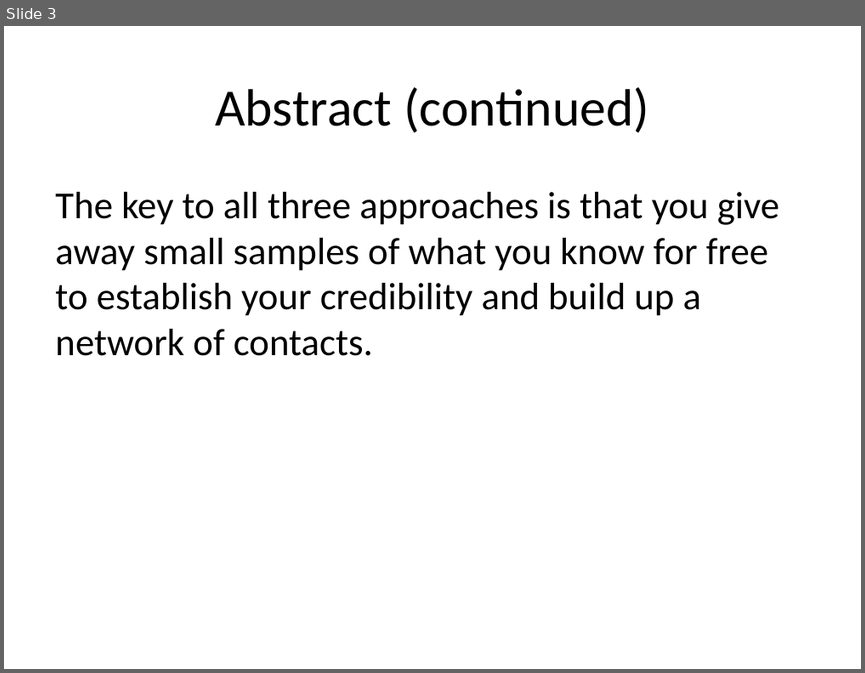
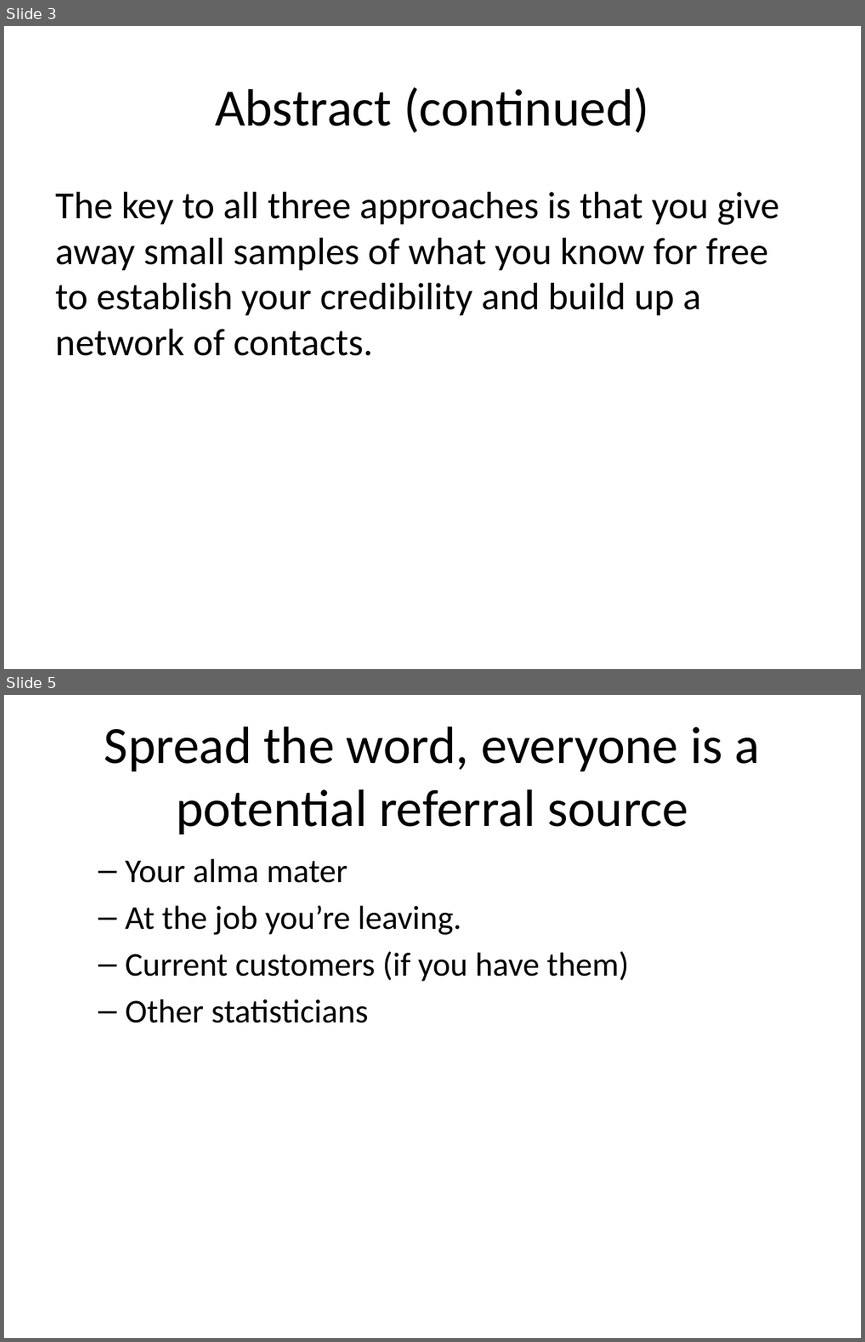
Before and after one commit to pmean/finding-customers, a slide deck: finding-customers.pptx. Shown one above the other, each under a label of ours: slide 3 before the commit, slides 3 and 5 after it; the slides between them are not shown. The pictures are 865x673 and 865x1342 pixels, drawn with LibreOffice and Linux fonts; fonts in the diff are those of the drawing. Boxes give left, top, right and bottom in pixels: in the first picture for what was removed or moved away, otherwise in the second. Text is boxed around its words. In the diff, an @@ line names an element or a change of style, - is before the commit and + after.

```diff
--- a/finding-customers.pptx
+++ b/finding-customers.pptx
@@ slide 5 added at box(4, 695, 861, 1338), background #FFFFFF @@
@@ title added at box(104, 726, 760, 834), 44 pt, text #000000 @@
+Spread the word, everyone is a potential referral source
@@ text added at box(125, 858, 629, 1023), 28 pt, text #000000 @@
+  – Your alma mater
+  – At the job you’re leaving.
+  – Current customers (if you have them)
+  – Other statisticians
```
Also in this commit, not shown: 10 other slides added, 4 slides removed, 2 other files.
